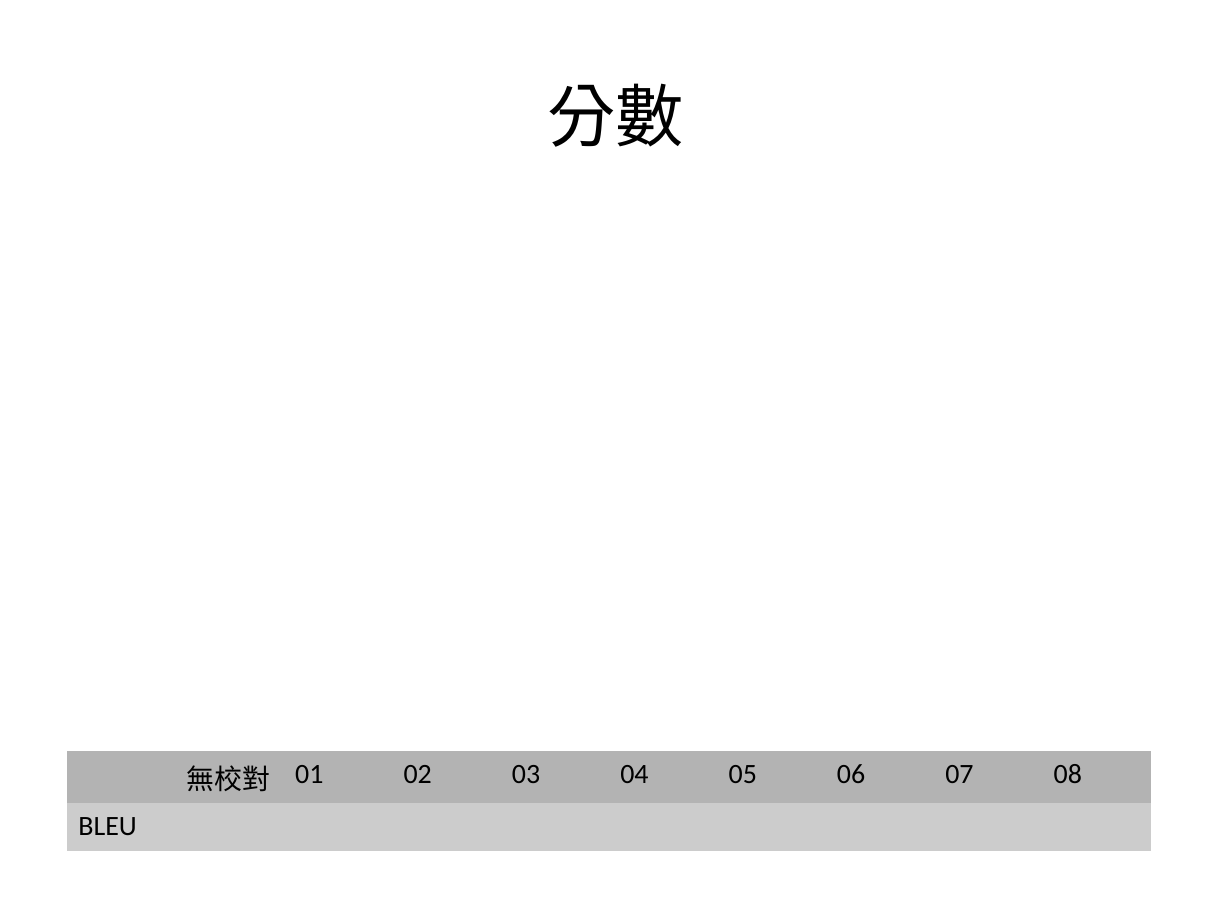
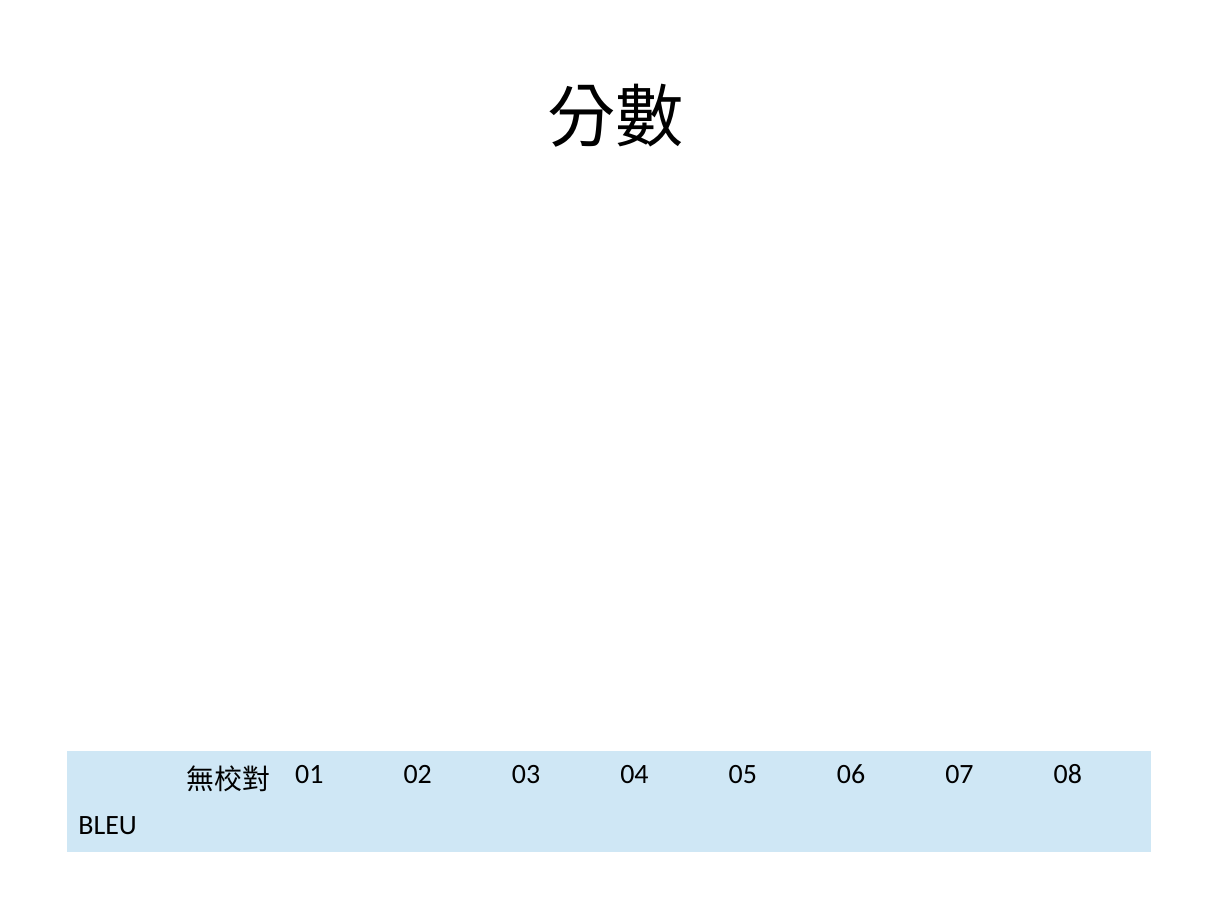
Before and after one commit to sih4sing5hong5/po3-ko3_tau5-iann2-phinn3, a slide deck: slide 27 of 翻譯報告.odp. Drawn at 1232x924 pixels with LibreOffice and Linux fonts; fonts in the diff are those of the drawing. Boxes give left, top, right and bottom in pixels: in the first picture for what was removed or moved away, otherwise in the second. Text is boxed around its words. In the diff, an @@ line names an element or a change of style, - is before the commit and + after.

```diff
--- a/翻譯報告.odp
+++ b/翻譯報告.odp
@@ table at (67, 751, 1152, 852) @@
@@ fill #B3B3B3 to #CFE7F5 in row 1 @@
@@ fill #CCCCCC to #CFE7F5 in row 2 @@
```
Also in this commit, not shown: 7 other slides changed.
